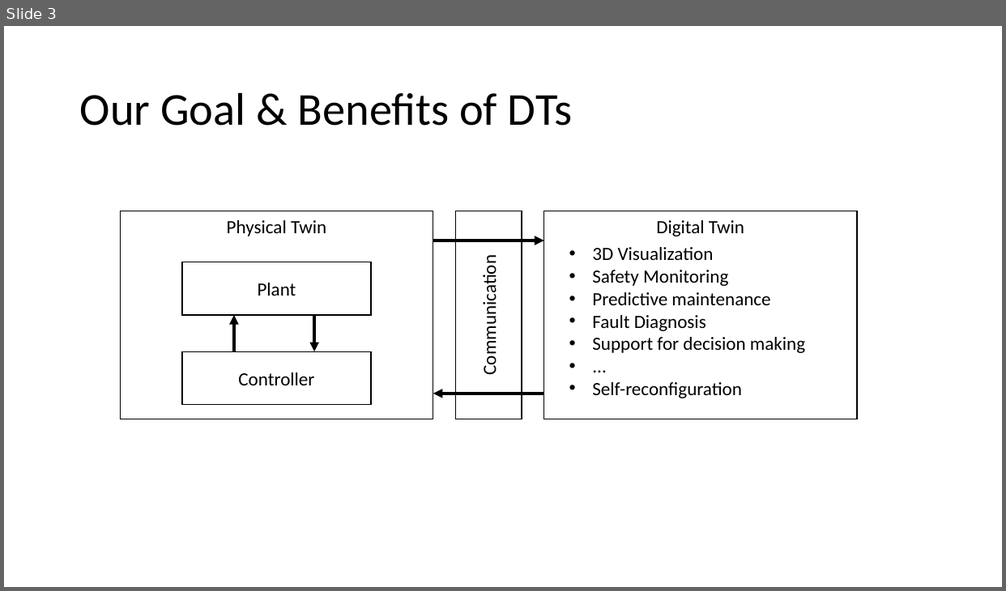
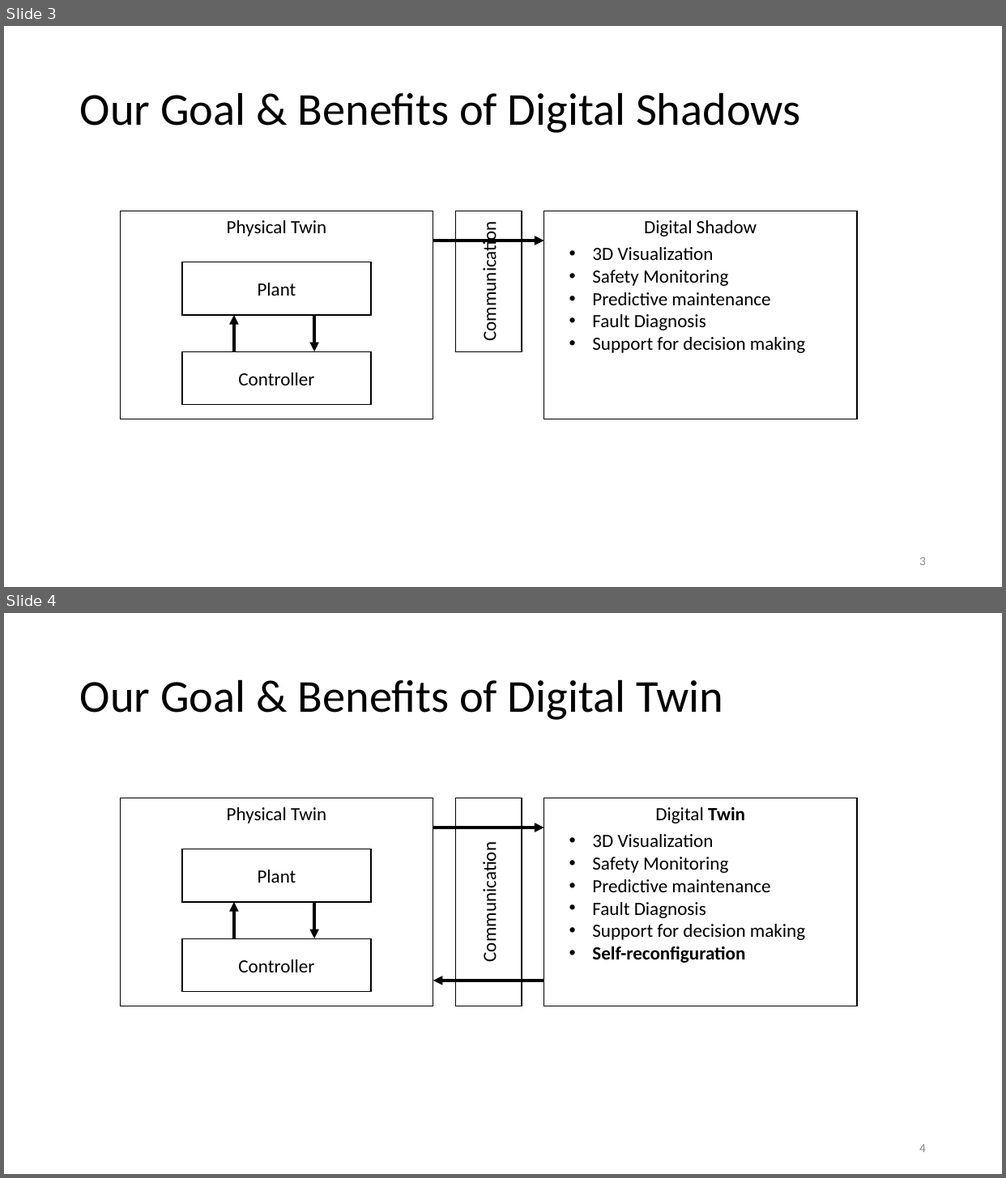
Before and after one commit to INTO-CPS-Association/example_digital-twin_incubator, a slide deck: notes/presentations/DigitLunch_17_December.pptx. Shown one above the other, each under a label of ours: slide 3 before the commit, slides 3 and 4 after it. The pictures are 1006x591 and 1006x1178 pixels, drawn with LibreOffice and Linux fonts; fonts in the diff are those of the drawing. Boxes give left, top, right and bottom in pixels: in the first picture for what was removed or moved away, otherwise in the second. Text is boxed around its words. In the diff, an @@ line names an element or a change of style, - is before the commit and + after.

```diff
--- a/notes/presentations/DigitLunch_17_December.pptx
+++ b/notes/presentations/DigitLunch_17_December.pptx
@@ slide 4 added at box(4, 613, 1002, 1174), background #FFFFFF @@
@@ title added at box(80, 679, 723, 720), 44 pt, text #000000 @@
+Our Goal & Benefits of Digital Twin
@@ rectangle added at box(120, 798, 433, 1006), fill #FFFFFF, outline #000000 1 pt, 18 pt, text #000000 @@
+Physical Twin
@@ rectangle added at box(455, 798, 522, 1007), fill #FFFFFF, outline #000000 1 pt, 18 pt, text #000000 @@
+Communication
@@ rectangle added at box(543, 798, 857, 1006), fill #FFFFFF, outline #000000 1 pt, 18 pt, text #000000 @@
+Digital Twin
@@ arrow added from (433, 828) to (543, 828), #000000 3 pt @@
@@ rectangle added at box(182, 850, 371, 903), fill #FFFFFF, outline #000000 1 pt, 18 pt, text #000000 @@
+Plant
@@ text added at box(592, 834, 805, 963), 18 pt, text #000000 @@
+• 3D Visualization
+• Safety Monitoring
+• Predictive maintenance
+• Fault Diagnosis
+• Support for decision making
+• Self-reconfiguration
@@ arrow added from (234, 939) to (234, 902), #000000 3 pt @@
@@ arrow added from (315, 902) to (315, 939), #000000 3 pt @@
@@ rectangle added at box(182, 939, 371, 992), fill #FFFFFF, outline #000000 1 pt, 18 pt, text #000000 @@
+Controller
@@ arrow added from (543, 981) to (433, 981), #000000 3 pt @@
@@ page number added at box(919, 1144, 926, 1152), 12 pt, text #8C8C8C @@
+4
@@ slide 3 changed as well @@
@@ title at box(80, 92, 801, 133): text changed @@
-Our Goal & Benefits of DTs
+Our Goal & Benefits of Digital Shadows
@@ rectangle "Communication": place and size @@
-rectangle "Communication" at box(455, 211, 522, 420)
+rectangle "Communication" at box(455, 211, 522, 352)
@@ text in rectangle at box(644, 220, 756, 237): text changed @@
-Digital Twin
+Digital Shadow
@@ text at box(592, 382, 742, 399): paragraphs removed @@
-• ...
-• Self-reconfiguration
@@ arrow removed from (543, 394) to (433, 394) @@
@@ page number added at box(919, 557, 926, 565), 12 pt, text #8C8C8C @@
+3
```
Also in this commit, not shown: 23 other slides changed, 2 other slides added.
